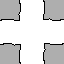
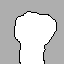
Layers edited between the first and the second 64x64 image:
added layer "Pasted Layer" above "Layer #2" over [0, 0, 64, 46]
added layer "Layer #2" above "Pasted Layer #3" over [0, 0, 64, 46]
showed "Pasted Layer #2" over [0, 0, 64, 46]
showed "Pasted Layer #1" over [0, 0, 64, 46]
showed "DarkenOnly" over [0, 0, 64, 46]
